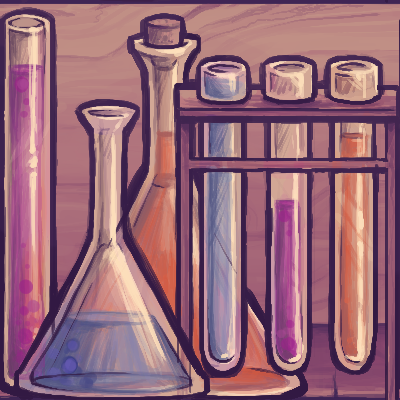
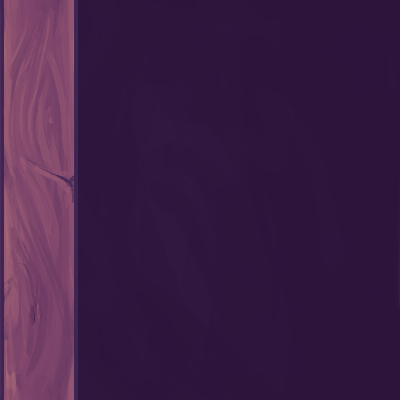
Layered file, before and after one edit (w=400, h=400). Changes by layer:
hid "potions 2" over 0, 0, 400, 400
added layer "14" above "9" over 0, 0, 400, 400
hid "2" over 0, 0, 400, 400
hid "1" over 0, 0, 400, 400
showed "Layer 51" over 0, 0, 400, 400
